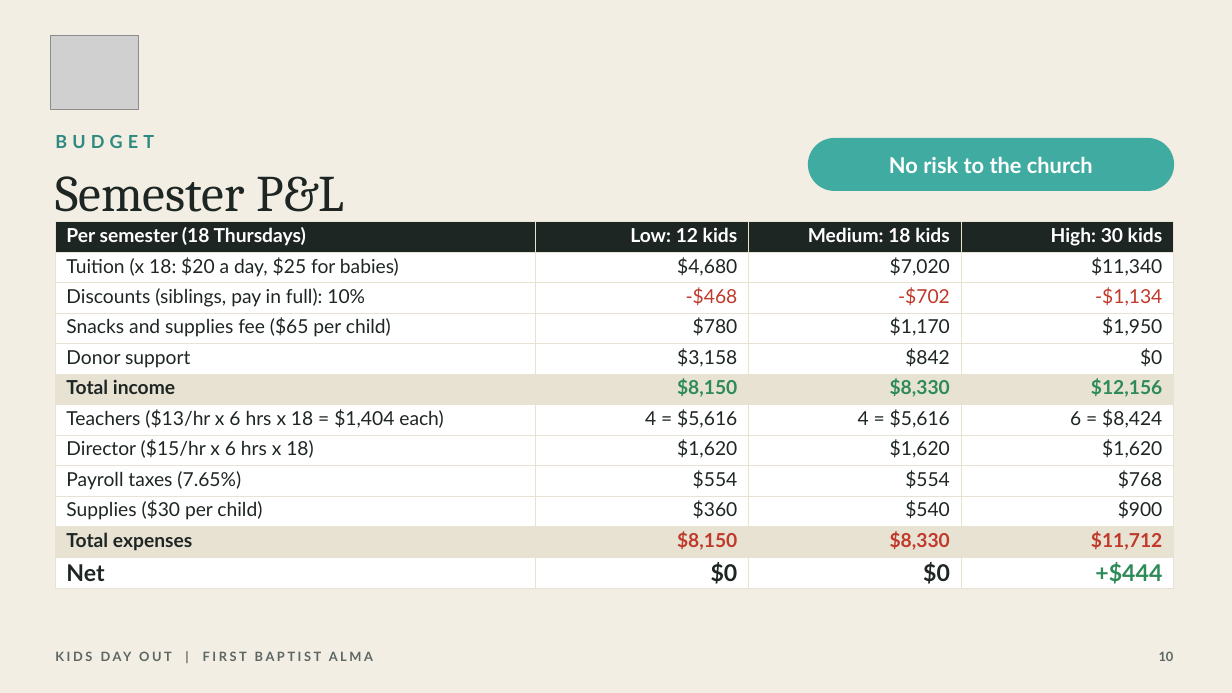
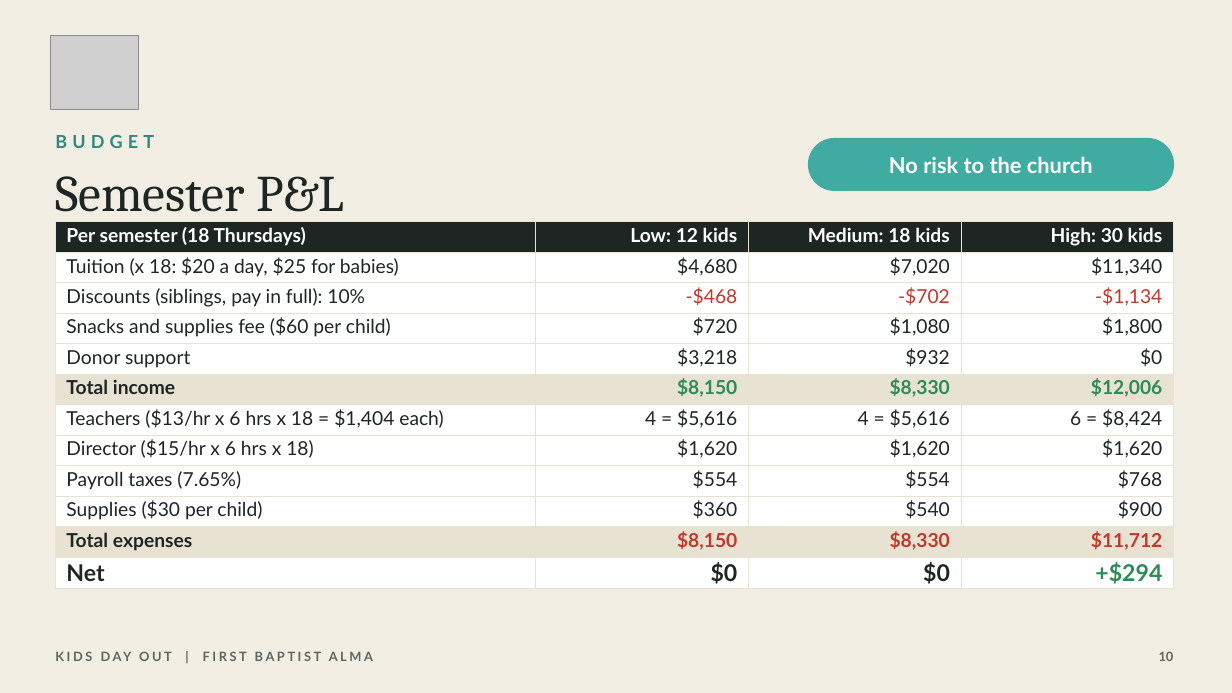
Before and after one commit to cgillum1/firstalma-kdo, a slide deck: slide 10 of docs/KDO-Proposal.pptx. Drawn at 1232x693 pixels with LibreOffice and Linux fonts; fonts in the diff are those of the drawing; grey boxes stand for pictures. Boxes give left, top, right and bottom in pixels: in the first picture for what was removed or moved away, otherwise in the second. Text is boxed around its words. In the diff, an @@ line names an element or a change of style, - is before the commit and + after.

```diff
--- a/docs/KDO-Proposal.pptx
+++ b/docs/KDO-Proposal.pptx
@@ table at <box>55,222,1174,588</box> @@
-row 4: Snacks and supplies fee ($65 per child) | $780 | $1,170 | $1,950
+row 4: Snacks and supplies fee ($60 per child) | $720 | $1,080 | $1,800
-row 5, column 2: $3,158
+row 5, column 2: $3,218
-row 5, column 3: $842
+row 5, column 3: $932
-row 6, column 4: $12,156
+row 6, column 4: $12,006
-row 12, column 4: +$444
+row 12, column 4: +$294
```
Also in this commit, not shown: 3 other slides changed, 18 other files.
